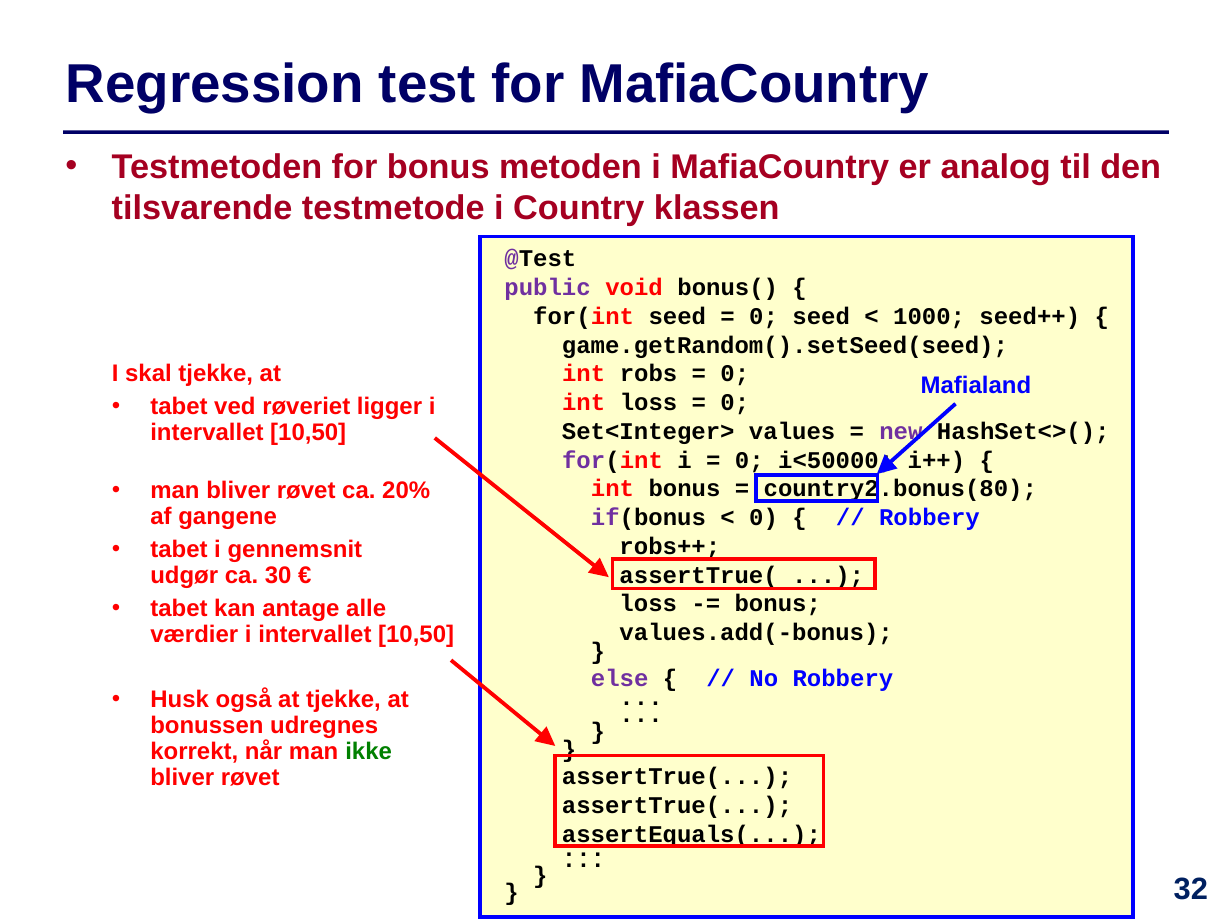
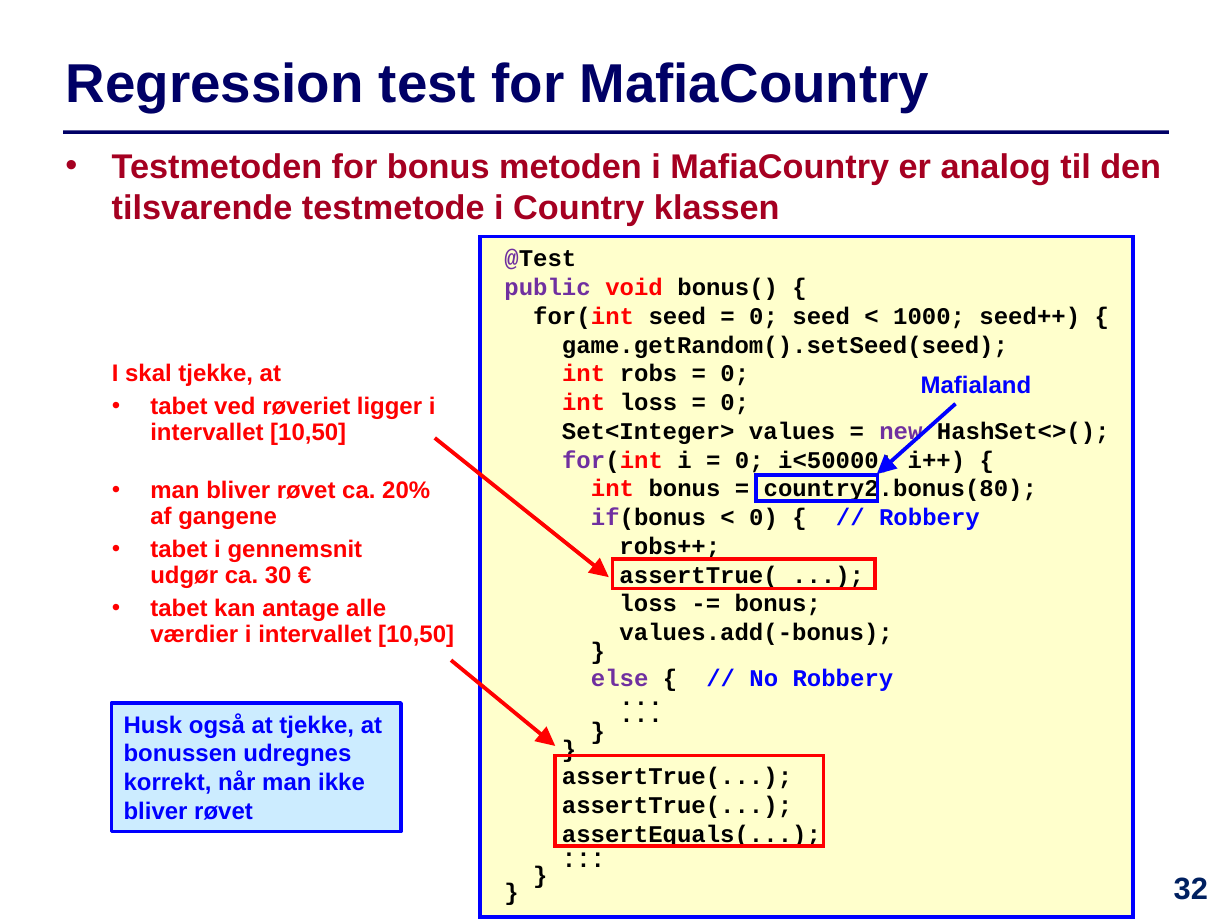
Before and after one commit to IntProgAU/Materiale, a slide deck: slide 32 of web/e21/uge_13/Slides-Uge13.pptx. Drawn at 1232x924 pixels with LibreOffice and Linux fonts; fonts in the diff are those of the drawing. Boxes give left, top, right and bottom in pixels: in the first picture for what was removed or moved away, otherwise in the second. Text is boxed around its words. In the diff, an @@ line names an element or a change of style, - is before the commit and + after.

```diff
--- a/web/e21/uge_13/Slides-Uge13.pptx
+++ b/web/e21/uge_13/Slides-Uge13.pptx
@@ text at [150,688,409,786]: paragraph removed @@
-• Husk også at tjekke, at bonussen udregnes korrekt, når man ikke bliver røvet
@@ rectangle added at [112,703,402,832], fill #CCECFF, outline #0000FF 2.25 pt, 14 pt, text #0000FF, bold @@
+Husk også at tjekke, at bonussen udregnes korrekt, når man ikke bliver røvet
```
Also in this commit, not shown: 1 other file.
